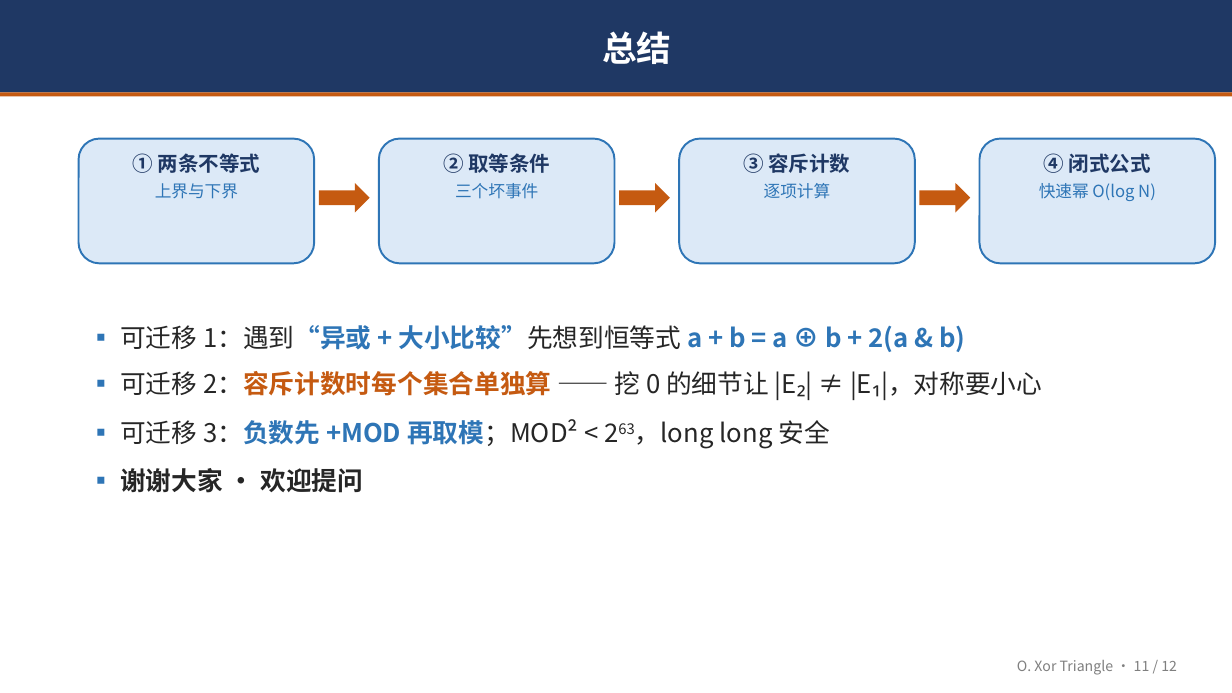
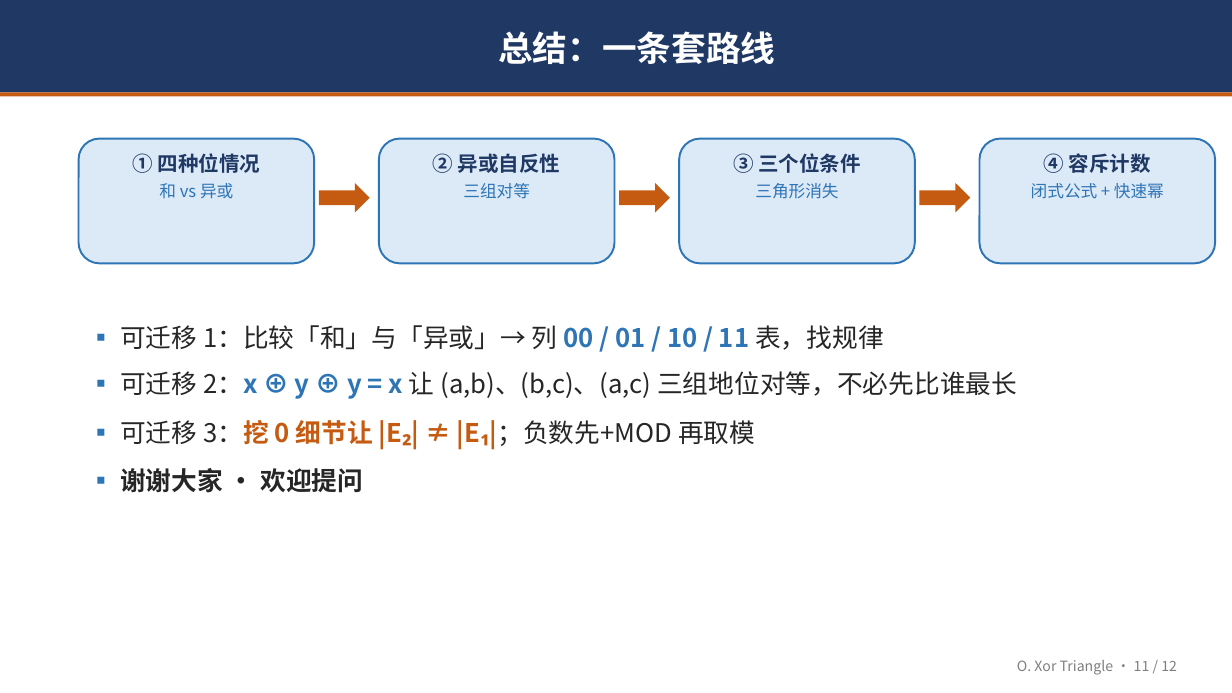
Before and after one commit to LingeXu/OI, a slide deck: slide 12 of 2026.9.3集训队个人赛/O/O题解分享.pptx. Drawn at 1232x693 pixels with LibreOffice and Linux fonts; fonts in the diff are those of the drawing. Boxes give left, top, right and bottom in pixels: in the first picture for what was removed or moved away, otherwise in the second. Text is boxed around its words. In the diff, an @@ line names an element or a change of style, - is before the commit and + after.

```diff
--- a/2026.9.3集训队个人赛/O/O题解分享.pptx
+++ b/2026.9.3集训队个人赛/O/O题解分享.pptx
@@ text in rectangle at [498, 31, 775, 64]: text changed @@
-总结
+总结：一条套路线
@@ text at [133, 153, 260, 199]: text changed @@
-① 两条不等式
-上界与下界
+① 四种位情况
+和 vs 异或
@@ text at [433, 153, 560, 199]: text changed @@
-② 取等条件
-三个坏事件
+② 异或自反性
+三组对等
@@ text at [733, 153, 860, 199]: text changed @@
-③ 容斥计数
-逐项计算
+③ 三个位条件
+三角形消失
@@ text at [1031, 153, 1164, 199]: text changed @@
-④ 闭式公式
-快速幂 O(log N)
+④ 容斥计数
+闭式公式 + 快速幂
@@ text at [120, 325, 1017, 446]: text changed @@
-▪ 可迁移 1：遇到“异或 + 大小比较”先想到恒等式 a + b = a ⊕ b + 2(a & b)
-▪ 可迁移 2：容斥计数时每个集合单独算 —— 挖 0 的细节让 |E₂| ≠ |E₁|，对称要小心
-▪ 可迁移 3：负数先 +MOD 再取模；MOD² < 263，long long 安全
+▪ 可迁移 1：比较「和」与「异或」→ 列 00 / 01 / 10 / 11 表，找规律
+▪ 可迁移 2：x ⊕ y ⊕ y = x 让 (a,b)、(b,c)、(a,c) 三组地位对等，不必先比谁最长
+▪ 可迁移 3：挖 0 细节让 |E₂| ≠ |E₁|；负数先+MOD 再取模
```
Also in this commit, not shown: 8 other slides changed, 3 slides added, 3 slides removed, 15 other files.
